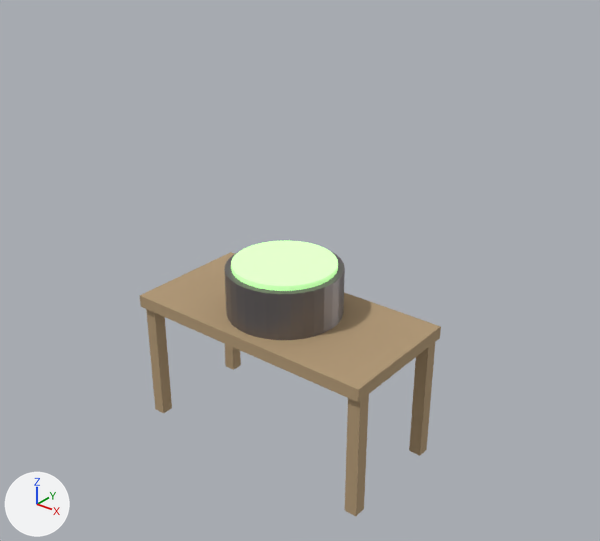
The glTF model public/assets/workbench/boil_shake.glb, before and after one commit.
Camera for both pictures: a camera (50 mm lens) standing at (2.89, -3.46, 3.35) and looking at (0.1, 0.02, 1.18). Every picture has the same lights, and +X, +Y and +Z are marked at lower left. The picture after the commit comes second. Where no turn or scale is listed for an object, it has been applied to the vertices. Vertices at exactly the same position are counted once.

Objects in the first picture: 'benchtop', 'benchtop-leg', 'benchtop-leg.001', 'benchtop-leg.002', 'benchtop-leg.003', 'boil-liquid', 'boil_shake'.
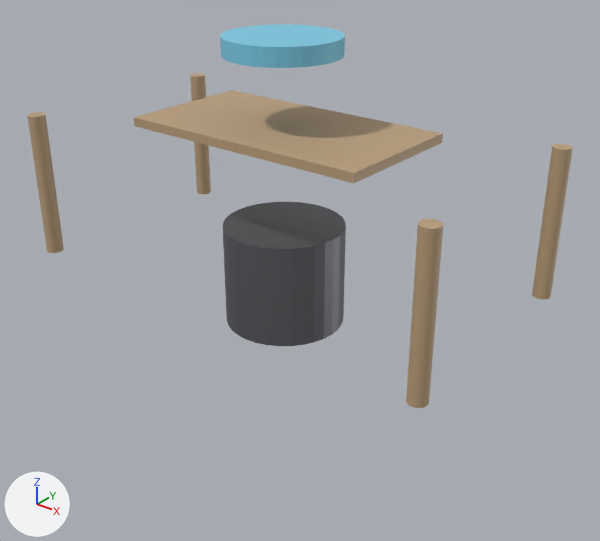
The newer file is also rescaled (x0.972), turned or shifted as a whole; pictures and numbers use the older file's frame.

Edits to the bpy script that builds the scene:
```text
Change me_cylinder:
    remove me_cylinder.from_pydata(...)  # 64 vertices, 124 faces; spans x -0.36..0.36, y -0.36..0.36, z -0.17..0.17
    add me_cylinder.from_pydata(...)  # 64 vertices, 124 faces; spans x -0.36..0.36, y -0.36..0.36, z -0.17..0.447
    me_cylinder part 1: the whole mesh is multiplied about its middle by the matrix ((1.0, 0.0, 0.0), (0.0, 1.0, 0.0), (0.0, 0.0, 1.815)), then moved by (0.0, 0.0, 0.139)
Remove ob_benchtop:
    ob_benchtop = bpy.data.objects.new('benchtop', me_cube)
Remove ob_benchtop_leg:
    ob_benchtop_leg = bpy.data.objects.new('benchtop-leg', me_cube_001)
Remove ob_benchtop_leg_001:
    ob_benchtop_leg_001 = bpy.data.objects.new('benchtop-leg.001', me_cube_002)
Remove ob_benchtop_leg_002:
    ob_benchtop_leg_002 = bpy.data.objects.new('benchtop-leg.002', me_cube_003)
Remove ob_benchtop_leg_003:
    ob_benchtop_leg_003 = bpy.data.objects.new('benchtop-leg.003', me_cube_004)
Remove ob_boil_liquid:
    ob_boil_liquid = bpy.data.objects.new('boil-liquid', me_cylinder_001)
Add ob_boil_shake_liquid:
    ob_boil_shake_liquid = bpy.data.objects.new('boil_shake_liquid', me_cylinder_005)  # a 32-sided cylinder along z spanning x -0.329..0.329, y -0.329..0.329, z -0.051..0.051; in mat_liquid (cyan #7ccbe7)
    ob_boil_shake_liquid.location = (0.0, 0.0, 2.496)
Add ob_bench_top:
    ob_bench_top = bpy.data.objects.new('bench_top', me_cube_1)  # a box spanning x -0.77..0.77, y -0.41..0.41, z -0.03..0.03; in mat_benchwood (beige #bca07c)
    ob_bench_top.location = (0.0, 0.0, 2.033)
Add ob_bench_leg__1_3__0_65:
    ob_bench_leg__1_3__0_65 = bpy.data.objects.new('bench_leg_-1.3_-0.65', me_cylinder_1)  # a 32-sided cylinder along z spanning x -0.051..0.051, y -0.051..0.051, z -0.437..0.437; in mat_benchwood_001 (beige #bca07c)
    ob_bench_leg__1_3__0_65.location = (-1.337, -0.669, 1.596)
Add ob_bench_leg__1_3_0_65:
    ob_bench_leg__1_3_0_65 = bpy.data.objects.new('bench_leg_-1.3_0.65', me_cylinder_002)  # a 32-sided cylinder along z spanning x -0.051..0.051, y -0.051..0.051, z -0.437..0.437; in mat_benchwood_003 (beige #bca07c)
    ob_bench_leg__1_3_0_65.location = (-1.337, 0.669, 1.596)
Add ob_bench_leg_1_3__0_65:
    ob_bench_leg_1_3__0_65 = bpy.data.objects.new('bench_leg_1.3_-0.65', me_cylinder_001_1)  # a 32-sided cylinder along z spanning x -0.051..0.051, y -0.051..0.051, z -0.437..0.437; in mat_benchwood_002 (beige #bca07c)
    ob_bench_leg_1_3__0_65.location = (1.337, -0.669, 1.596)
Add ob_bench_leg_1_3_0_65:
    ob_bench_leg_1_3_0_65 = bpy.data.objects.new('bench_leg_1.3_0.65', me_cylinder_003)  # a 32-sided cylinder along z spanning x -0.051..0.051, y -0.051..0.051, z -0.437..0.437; in mat_benchwood_004 (beige #bca07c)
    ob_bench_leg_1_3_0_65.location = (1.337, 0.669, 1.596)
```

Where the change shows, as pixel boxes (x1, y1, x2, y2) in the pictures (600 x 541 px):
'boil_shake', reshaped
    before: (224, 252, 345, 340)
    after: (223, 202, 346, 346)
'benchtop', deleted (beige)
    before: (140, 252, 441, 402)
'bench_top', added (beige)
    after: (134, 90, 443, 183)
'boil_shake_liquid', added (cyan)
    after: (220, 24, 345, 68)
'bench_leg_1.3_-0.65', added (beige)
    after: (406, 219, 443, 408)
'boil-liquid', deleted (green)
    before: (231, 240, 338, 291)
'bench_leg_1.3_0.65', added (beige)
    after: (532, 144, 573, 300)
'bench_leg_-1.3_-0.65', added (beige)
    after: (27, 112, 64, 253)
'benchtop-leg.002', deleted (beige)
    before: (345, 394, 369, 516)
'benchtop-leg.003', deleted (beige)
    before: (409, 342, 435, 456)
'benchtop-leg', deleted (beige)
    before: (146, 309, 172, 413)
'bench_leg_-1.3_0.65', added (beige)
    after: (190, 73, 211, 194)
'benchtop-leg.001', deleted
    before: (225, 344, 241, 370)
